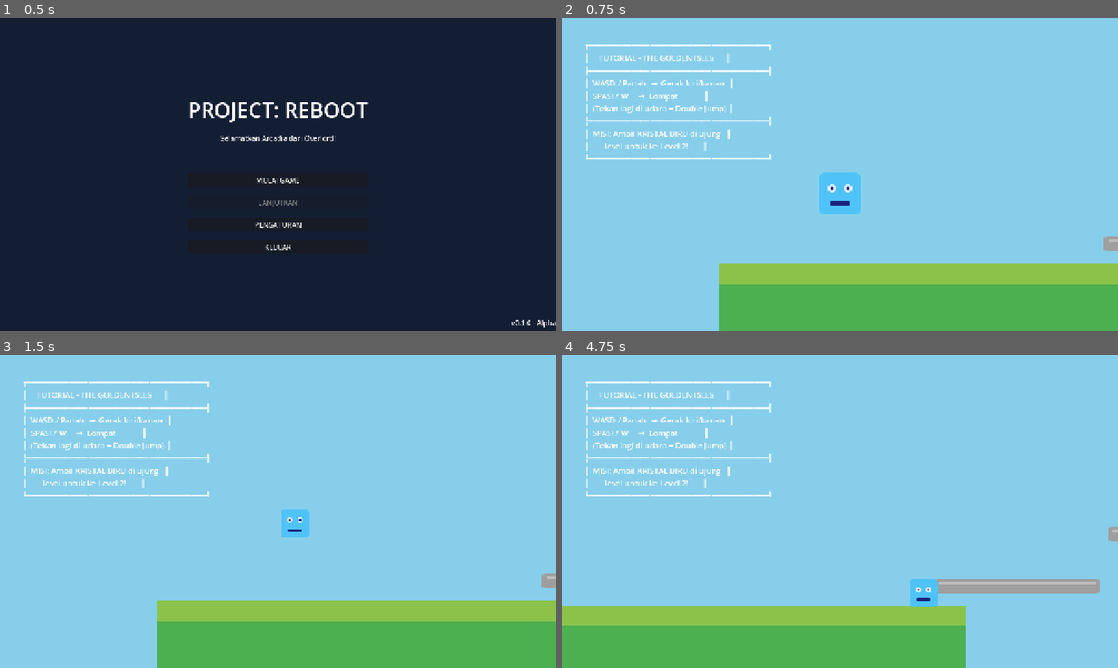
Above: before the commit, frames 1-4 (two rows, left to right).
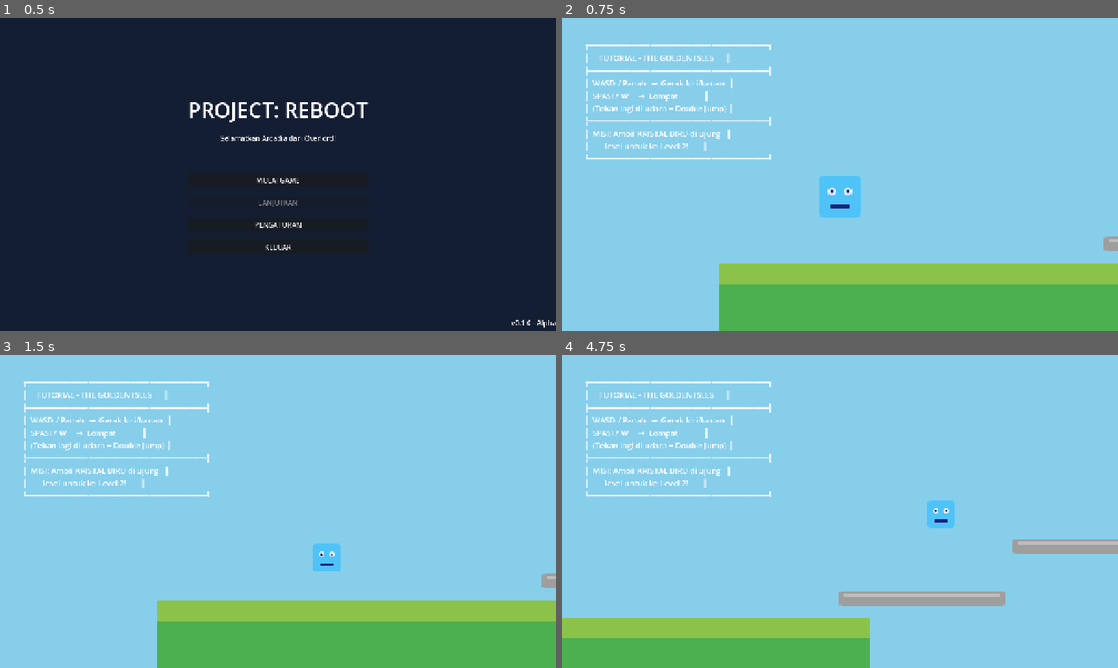
Above: after the commit, the same moments.

Repository: el-pablos/reboot-godot-uas-projek
Game: Godot game, scene res://scenes/main_menu/MainMenu.tscn
Two runs of this game, one before a commit and one after it. Both use one fixed random seed, a clock stepped at 60 frames per second and the inputs below.
Inputs:
- Up to frame 1 (0.5 s): no input
- Up to frame 2 (0.75 s): click "MULAI GAME" at 0.5 s
- Up to frame 3 (1.5 s): tap Enter at 1.25 s; hold D (move_right) from 1.28 s (still down); hold Space (jump) from 1.28 s (still down); tap Shift (dash) at 1.35 s
- Up to frame 4 (4.75 s): release Space (jump) at 2.03 s; tap Space (jump) at 2.1, 2.27, 2.57, 3.77, 4.07 s; tap Shift (dash) at 2.3, 2.85, 3.8, 4.35 s; release D (move_right) at 2.78 s; hold A (move_left) 2.78-3.53 s; hold Space (jump) 2.78-3.53 s; hold D (move_right) from 3.53 s (still down); tap E (interact) at 3.6 s; hold Space (jump) from 4.28 s (still down)

Frame 1 is identical in both runs. In frame 2, 0.3% of the frame differs, in the area x 46-54%, y 49-64%; in frame 3, 0.9%; in frame 4, 12%, in the area x 0-100%, y 46-100%.

Commit message:
fix: add DEBUG_UNLOCK flag to preserve abilities after new_game(), lower level 4 platforms

Diff:
--- a/scenes/levels/Level_04_StormSpire.tscn
+++ b/scenes/levels/Level_04_StormSpire.tscn
@@ -67,7 +67,7 @@
 polygon = PackedVector2Array(-288, -32, 288, -32, 288, 32, -288, 32)
 
 [node name="Platform1" type="StaticBody2D" parent="Environment"]
-position = Vector2(200, 600)
+position = Vector2(200, 620)
 collision_layer = 4
 
 [node name="Sprite" type="Sprite2D" parent="Environment/Platform1"]
@@ -79,7 +79,7 @@
 polygon = PackedVector2Array(-128, -8, 128, -8, 128, 8, -128, 8)
 
 [node name="Platform2" type="StaticBody2D" parent="Environment"]
-position = Vector2(450, 520)
+position = Vector2(450, 550)
 collision_layer = 4
 
 [node name="Sprite" type="Sprite2D" parent="Environment/Platform2"]
@@ -91,7 +91,7 @@
 polygon = PackedVector2Array(-96, -8, 96, -8, 96, 8, -96, 8)
 
 [node name="Platform3" type="StaticBody2D" parent="Environment"]
-position = Vector2(250, 440)
+position = Vector2(250, 480)
 collision_layer = 4
 
 [node name="Sprite" type="Sprite2D" parent="Environment/Platform3"]
@@ -103,7 +103,7 @@
 polygon = PackedVector2Array(-128, -8, 128, -8, 128, 8, -128, 8)
 
 [node name="Platform4" type="StaticBody2D" parent="Environment"]
-position = Vector2(500, 360)
+position = Vector2(500, 410)
 collision_layer = 4
 
 [node name="Sprite" type="Sprite2D" parent="Environment/Platform4"]
@@ -115,7 +115,7 @@
 polygon = PackedVector2Array(-96, -8, 96, -8, 96, 8, -96, 8)
 
 [node name="Platform5" type="StaticBody2D" parent="Environment"]
-position = Vector2(300, 280)
+position = Vector2(300, 340)
 collision_layer = 4
 
 [node name="Sprite" type="Sprite2D" parent="Environment/Platform5"]
@@ -127,7 +127,7 @@
 polygon = PackedVector2Array(-128, -8, 128, -8, 128, 8, -128, 8)
 
 [node name="TopPlatform" type="StaticBody2D" parent="Environment"]
-position = Vector2(500, 180)
+position = Vector2(500, 270)
 collision_layer = 4
 
 [node name="Sprite" type="Sprite2D" parent="Environment/TopPlatform"]
@@ -178,7 +178,7 @@
 [node name="Collectibles" type="Node2D" parent="."]
 
 [node name="CoreFragment" type="Area2D" parent="Collectibles"]
-position = Vector2(500, 130)
+position = Vector2(500, 220)
 collision_layer = 16
 collision_mask = 1
 script = ExtResource("5_core_script")
--- a/scripts/autoload/GameManager.gd
+++ b/scripts/autoload/GameManager.gd
@@ -20,6 +20,9 @@
 const MAX_CORES: int = 5
 const SAVE_PATH: String = "user://savegame.save"
 
+# DEBUG: Set ke true untuk force unlock abilities (untuk testing Level 4+)
+const DEBUG_UNLOCK_ALL_ABILITIES: bool = true
+
 # --- DATA PEMAIN ---
 var player_health: int = 100
 var player_max_health: int = 100
@@ -41,10 +44,8 @@
 	# Set pause mode agar autoload tetap berjalan saat game di-pause
 	process_mode = Node.PROCESS_MODE_ALWAYS
 
-	# DEBUG: FORCE UNLOCK double jump untuk testing Level 4
-	# TODO: Hapus baris ini setelah testing selesai dan progression system berjalan!
-	can_double_jump = true
-	print("[GameManager] DEBUG: Double Jump FORCE ENABLED!")
+	# Apply debug unlocks if enabled
+	_apply_debug_unlocks()
 
 	print("[GameManager] Sistem game manager aktif!")
 
@@ -185,7 +186,20 @@
 	can_glide = false
 	is_game_over = false
 	is_paused = false
+
+	# IMPORTANT: Apply debug unlocks AFTER reset
+	_apply_debug_unlocks()
+
 	print("[GameManager] New game dimulai! Semua progress di-reset.")
+
+
+func _apply_debug_unlocks() -> void:
+	"""Apply debug ability unlocks if DEBUG flag is enabled."""
+	if DEBUG_UNLOCK_ALL_ABILITIES:
+		can_double_jump = true
+		can_dash = true
+		can_glide = true
+		print("[GameManager] DEBUG: All abilities FORCE UNLOCKED! (dash, double_jump, glide)")
 
 
 # === FUNGSI TESTING (untuk unit test) ===
